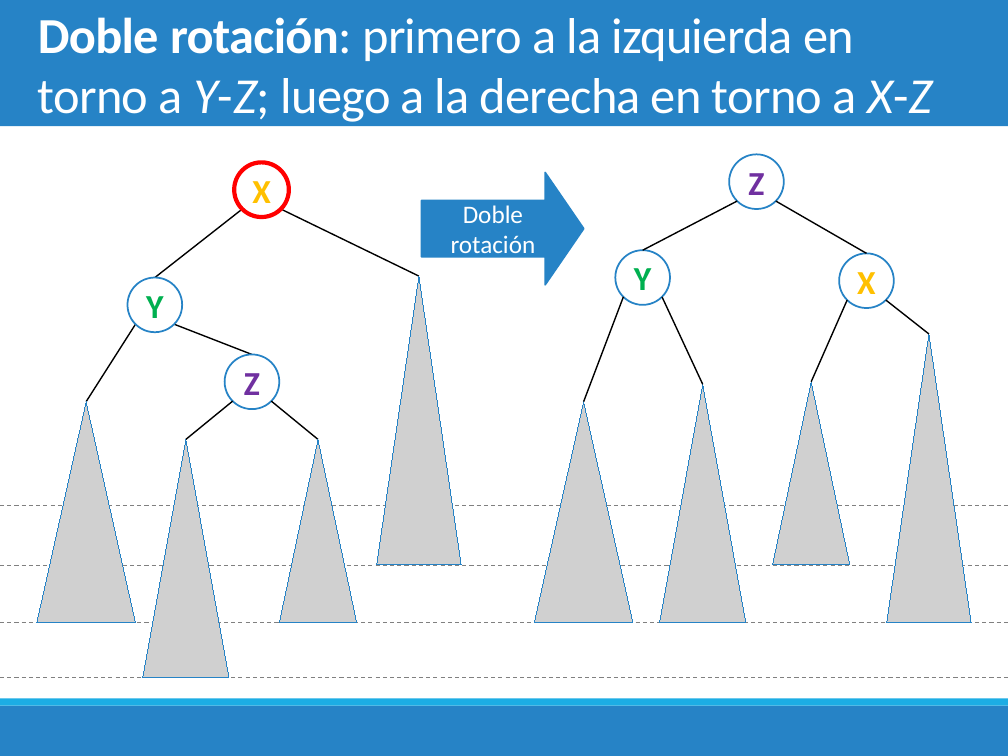
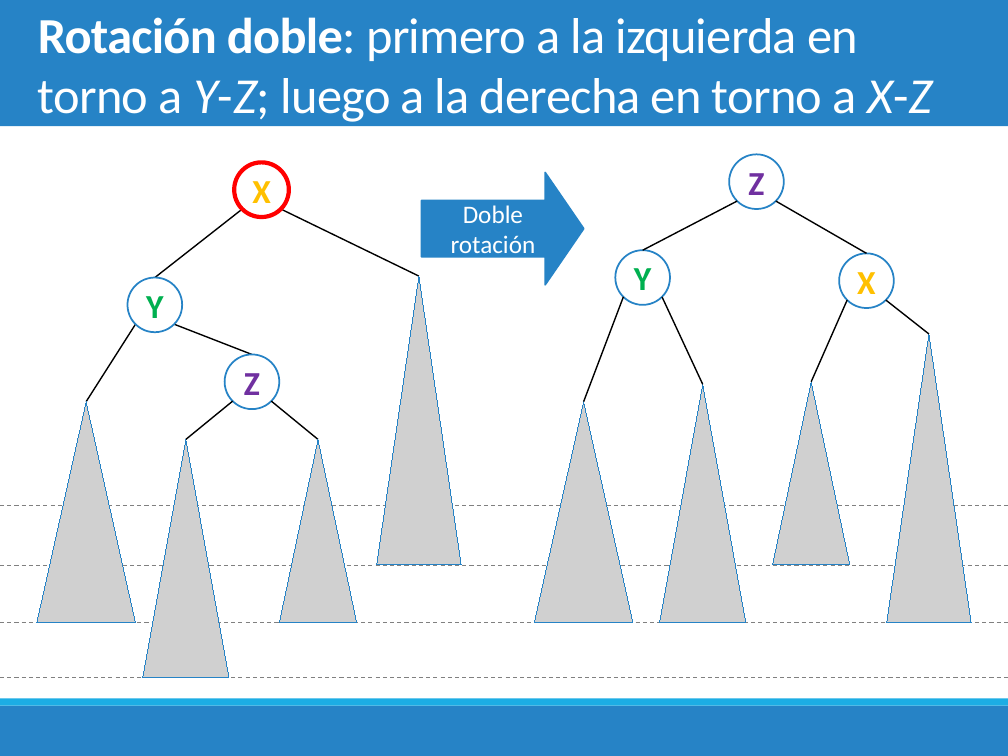
Before and after one commit to chris-carstens/2020-2, a slide deck: slide 24 of Clases/07 - Árboles AVL/07. Árboles AVL.pptx. Drawn at 1008x756 pixels with LibreOffice and Linux fonts; fonts in the diff are those of the drawing; grey boxes stand for pictures. Boxes give left, top, right and bottom in pixels: in the first picture for what was removed or moved away, otherwise in the second. Text is boxed around its words. In the diff, an @@ line names an element or a change of style, - is before the commit and + after.

```diff
--- a/Clases/07 - Árboles AVL/07. Árboles AVL.pptx
+++ b/Clases/07 - Árboles AVL/07. Árboles AVL.pptx
@@ title at (38, 17, 932, 122): text changed @@
-Doble rotación: primero a la izquierda en torno a Y-Z; luego a la derecha en torno a X-Z
+Rotación doble: primero a la izquierda en torno a Y-Z; luego a la derecha en torno a X-Z
```
Also in this commit, not shown: 18 other slides changed, 2 slides added, 3 slides removed, 5 other files.
